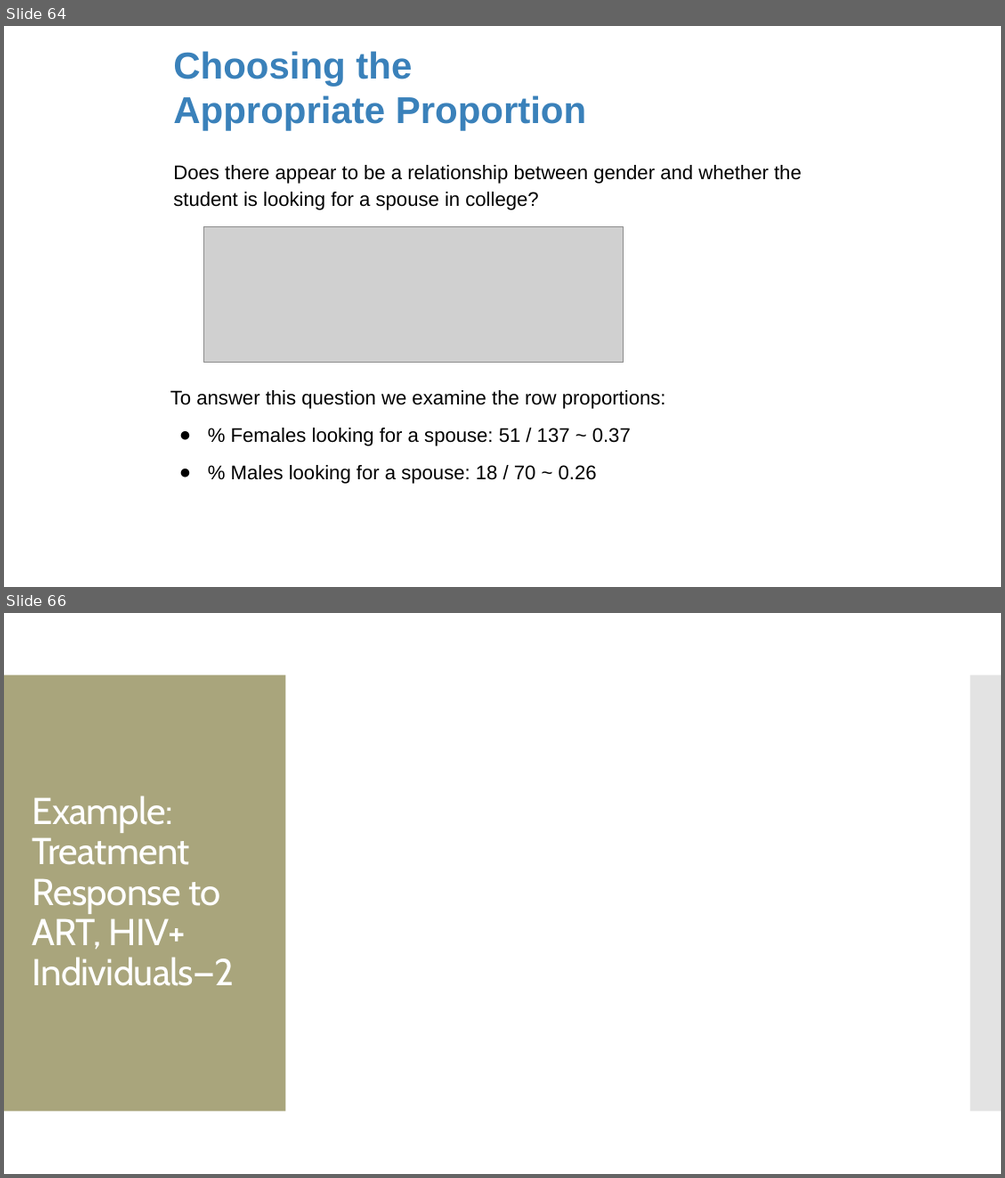
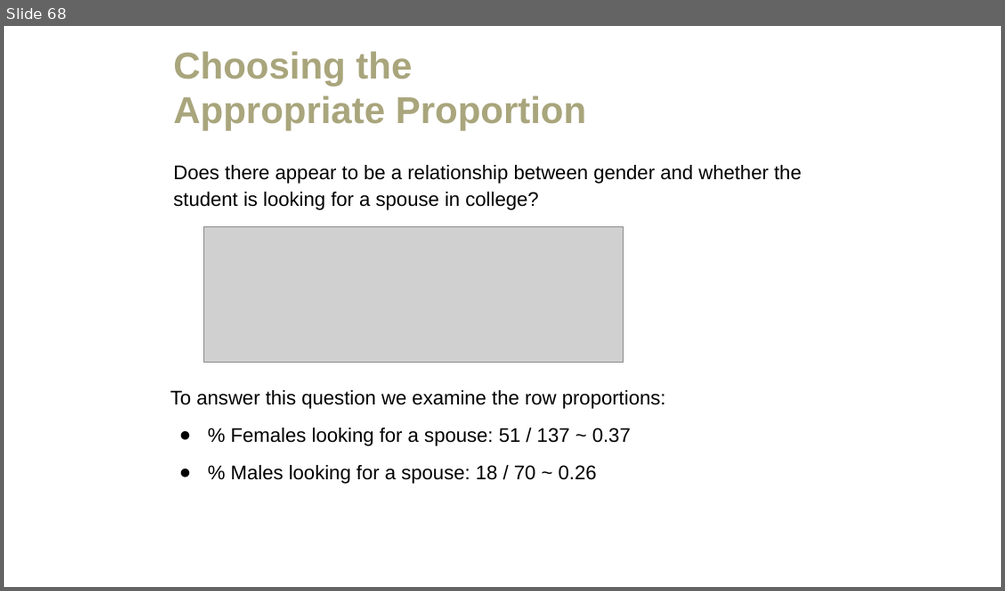
Before and after one commit to amosca01/MATH108-F23, a slide deck: slides/04-summarizing-data.pptx. Shown one above the other, each under a label of ours: slides 64 and 66 before the commit, slide 68 after it; the slides between them are not shown. The pictures are 1005x1178 and 1005x591 pixels, drawn with LibreOffice and Linux fonts; fonts in the diff are those of the drawing; grey boxes stand for pictures. Boxes give left, top, right and bottom in pixels: in the first picture for what was removed or moved away, otherwise in the second. Text is boxed around its words. In the diff, an @@ line names an element or a change of style, - is before the commit and + after.

```diff
--- a/slides/04-summarizing-data.pptx
+++ b/slides/04-summarizing-data.pptx
@@ slide 66 removed at (x1=4, y1=613, x2=1001, y2=1174), background #FFFFFF @@
@@ rectangle removed at (x1=4, y1=675, x2=286, y2=1111) @@
@@ rectangle removed at (x1=971, y1=675, x2=1001, y2=1111) @@
@@ title removed at (x1=32, y1=795, x2=235, y2=986) @@
-Example: Treatment Response to ART, HIV+ Individuals—2
@@ what was slide 64 is now slide 68 @@
@@ slide 68 changed as well @@
@@ title "Choosing the" at (x1=173, y1=51, x2=586, y2=131): text colour #3A81BA to #A9A57C @@
```
Also in this commit, not shown: 60 other slides changed, 4 slides added, 3 other slides removed, 4 other files.
